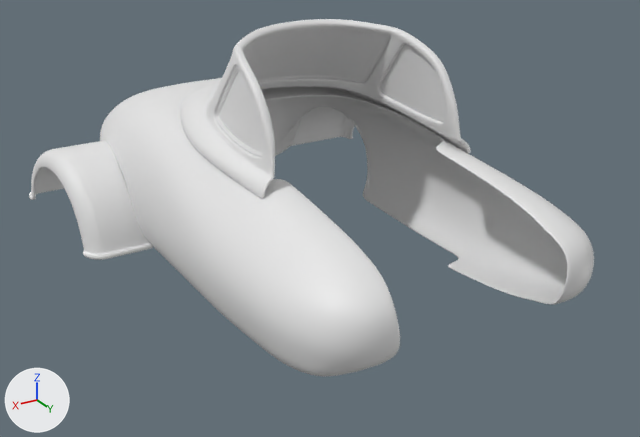
Before and after pictures for a commit that changed the Blender file MotorPan.blend.
Before and after are seen from a camera (50 mm lens) standing at (2.43, 4.02, 2.66) and looking at (0.09, 0.12, 0.71). The lights are fixed; the arrows at lower left show +X, +Y and +Z.
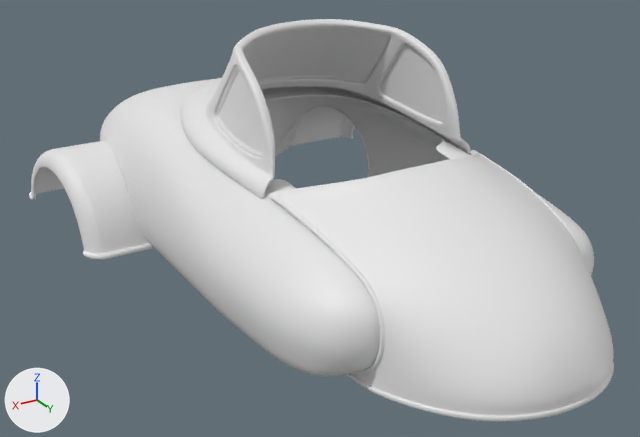
Edits to the bpy script that builds the scene:
```text
Add me_cylinder_001:
    me_cylinder_001.from_pydata(...)  # 278 vertices, 268 faces; spans x -0.633..0.0, y 1.54..3.02, z -0.098..0.73
    me_cylinder_001.polygons.foreach_set('use_smooth', [True] * 268)
Add ob_cylinder_001:
    ob_cylinder_001 = bpy.data.objects.new('Cylinder.001', me_cylinder_001)
    ob_cylinder_001.location = (0.0, -1.036, 0.534)
    _m = ob_cylinder_001.modifiers.new('Mirror', 'MIRROR')
    _m.use_clip = True
    _m = ob_cylinder_001.modifiers.new('Subdivision', 'SUBSURF')
    _m.levels = 2
```

Boxes [x1, y1, x2, y2] around the edits, measured in the pictures (640 x 437 px):
'Cylinder.001', added
    after: [268, 150, 614, 422]
